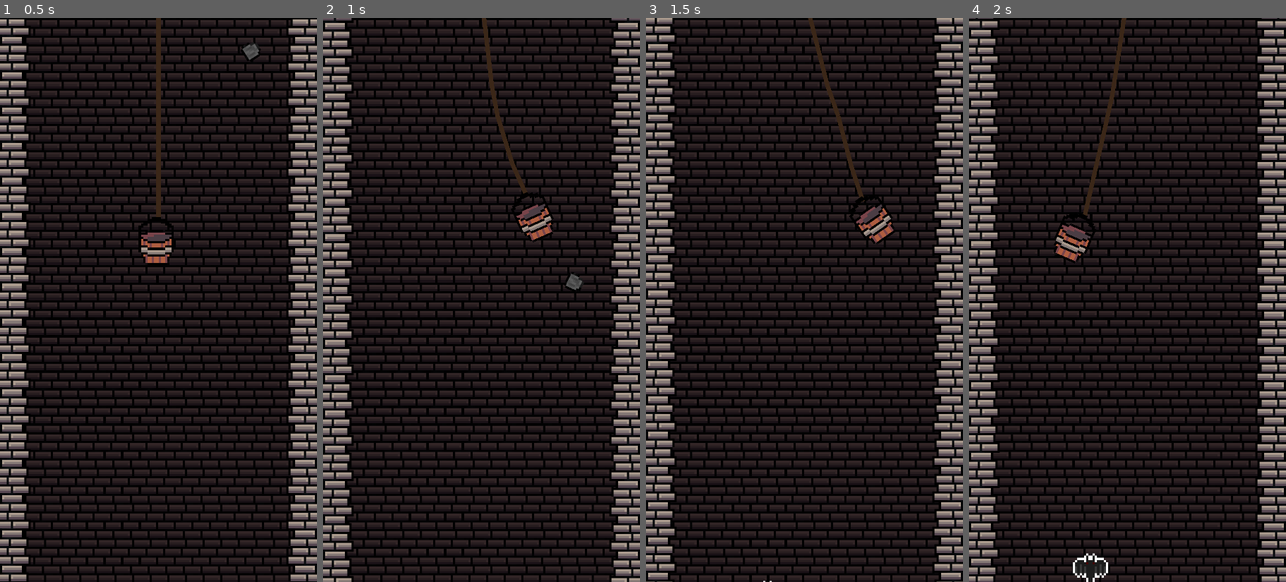
Above: before the commit, frames 1-4 (left to right).
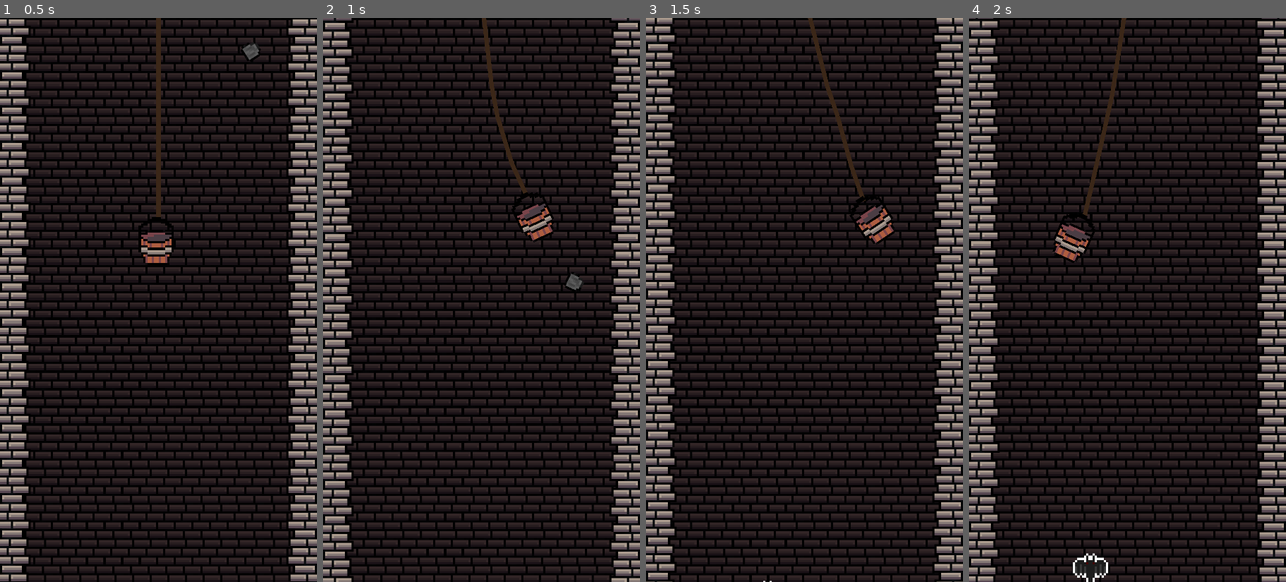
Above: after the commit, the same moments.

Repository: AdrienPiechocki/LudumDareAvril2025
Game: Godot game, scene res://Scenes/Game.tscn
Same seed, same stepped clock (60 frames per second), same inputs: the game is played once before the commit and once after it.
Inputs:
- Up to frame 1 (0.5 s): no input
- Up to frame 2 (1 s): hold Right (ui_right) from 0.53 s (still down)
- Up to frame 3 (1.5 s): release Right (ui_right) at 1.28 s; hold Down (ui_down) from 1.28 s (still down)
- Up to frame 4 (2 s): keep holding Down (ui_down)

Frame 1 is identical in both runs. In frame 2, 0.1% of the frame differs, in the area x 50-73%, y 0-40%; in frame 3, 0.1%; in frame 4, 0.1%, in the area x 26-50%, y 0-44%.

Commit message:
FallingCoin

Diff:
--- a/Prefabs/Bat.tscn
+++ b/Prefabs/Bat.tscn
@@ -21,7 +21,7 @@
 [sub_resource type="CircleShape2D" id="CircleShape2D_euh30"]
 radius = 5.0
 
-[node name="Bat" type="CharacterBody2D" groups=["Bat"]]
+[node name="Bat" type="CharacterBody2D" groups=["Bat", "Obstacles"]]
 motion_mode = 1
 script = ExtResource("1_x48wn")
 
--- /dev/null
+++ b/Prefabs/FallingCoin.tscn
@@ -0,0 +1,35 @@
+[gd_scene load_steps=6 format=3 uid="uid://ctv4d2k5bmy6d"]
+
+[ext_resource type="Script" uid="uid://b0uig0ch4get1" path="res://Prefabs/falling_coin.gd" id="1_0gcwk"]
+[ext_resource type="Texture2D" uid="uid://cp65jl8nkif4w" path="res://Sprites/SmallCoin.png" id="2_18dlw"]
+[ext_resource type="Shader" uid="uid://c5tiwm22ug6ax" path="res://Shaders/Coin.gdshader" id="3_oq7qx"]
+
+[sub_resource type="CircleShape2D" id="CircleShape2D_0gcwk"]
+radius = 5.0
+
+[sub_resource type="ShaderMaterial" id="ShaderMaterial_ahj5l"]
+shader = ExtResource("3_oq7qx")
+shader_parameter/Line_Smoothness = 0.045
+shader_parameter/Line_Width = 0.09
+shader_parameter/Brightness = 3.0
+shader_parameter/Rotation_deg = 30.0
+shader_parameter/Distortion = 1.8
+shader_parameter/Speed = 0.7
+shader_parameter/Position = 0.0
+shader_parameter/Position_Min = 0.25
+shader_parameter/Position_Max = 0.5
+shader_parameter/Alpha = 1.0
+
+[node name="FallingCoin" type="RigidBody2D"]
+script = ExtResource("1_0gcwk")
+
+[node name="CollisionShape2D" type="CollisionShape2D" parent="."]
+shape = SubResource("CircleShape2D_0gcwk")
+
+[node name="Sprite2D" type="Sprite2D" parent="."]
+texture = ExtResource("2_18dlw")
+
+[node name="ShaderLayerSprite" type="Sprite2D" parent="."]
+modulate = Color(1, 1, 0.87451, 0.454902)
+material = SubResource("ShaderMaterial_ahj5l")
+texture = ExtResource("2_18dlw")
--- a/Prefabs/Player.tscn
+++ b/Prefabs/Player.tscn
@@ -7,11 +7,11 @@
 
 [sub_resource type="RectangleShape2D" id="RectangleShape2D_shmu5"]
 
-[sub_resource type="RectangleShape2D" id="RectangleShape2D_vxq8l"]
-size = Vector2(16, 16)
+[sub_resource type="CircleShape2D" id="CircleShape2D_shmu5"]
+radius = 8.0
 
-[sub_resource type="RectangleShape2D" id="RectangleShape2D_gg3t4"]
-size = Vector2(16, 16)
+[sub_resource type="CircleShape2D" id="CircleShape2D_vxq8l"]
+radius = 8.0
 
 [node name="Player" type="Node2D"]
 
@@ -85,7 +85,7 @@
 
 [node name="CollisionShape2D" type="CollisionShape2D" parent="Bucket"]
 position = Vector2(0, 8)
-shape = SubResource("RectangleShape2D_vxq8l")
+shape = SubResource("CircleShape2D_shmu5")
 
 [node name="WallHit" type="AudioStreamPlayer2D" parent="Bucket"]
 position = Vector2(0, -79)
@@ -96,4 +96,4 @@
 position = Vector2(0, 8)
 
 [node name="CollisionShape2D" type="CollisionShape2D" parent="Bucket/Area2D"]
-shape = SubResource("RectangleShape2D_gg3t4")
+shape = SubResource("CircleShape2D_vxq8l")
--- a/Prefabs/Rock.tscn
+++ b/Prefabs/Rock.tscn
@@ -10,7 +10,7 @@
 [sub_resource type="CircleShape2D" id="CircleShape2D_t25bi"]
 radius = 5.0
 
-[node name="Rock" type="RigidBody2D" groups=["Rock"]]
+[node name="Rock" type="RigidBody2D" groups=["Obstacles", "Rock"]]
 mass = 0.1
 gravity_scale = 0.3
 
--- a/Prefabs/ShaderWall.tscn
+++ b/Prefabs/ShaderWall.tscn
@@ -10,7 +10,7 @@
 [sub_resource type="RectangleShape2D" id="RectangleShape2D_j2k8g"]
 size = Vector2(16, 16)
 
-[node name="ShaderWall" type="StaticBody2D" groups=["Wall"]]
+[node name="ShaderWall" type="StaticBody2D" groups=["Obstacles", "Wall"]]
 script = ExtResource("1_l135e")
 
 [node name="TextureRect" type="TextureRect" parent="."]
--- /dev/null
+++ b/Prefabs/falling_coin.gd
@@ -0,0 +1,13 @@
+extends Node2D
+
+func _physics_process(delta: float) -> void:
+	var fSpriteSkew : float = $Sprite2D.skew
+	if (position.y > get_viewport_rect().end.y):
+		queue_free();
+
+	if fSpriteSkew > 89 :
+		$Sprite2D.skew = -89
+		$ShaderLayerSprite.skew = -89
+	else :
+		$Sprite2D.skew += 0.5
+		$ShaderLayerSprite.skew += 0.5
--- a/Scripts/PlayerController.gd
+++ b/Scripts/PlayerController.gd
@@ -3,6 +3,10 @@
 @export var acceleration:int = 40000
 @export var axis:Vector2 = Vector2.ZERO
 @export var coins:int = 0
+
+var coin = preload("res://Prefabs/FallingCoin.tscn")
+
+var _bHaveCoin : bool = false
 var flag:bool = true
 
 func _physics_process(delta: float) -> void:
@@ -10,12 +14,15 @@
 
 	if aBodies.size() > 0 :
 		for bodyNode2D : Node2D in aBodies :
-			if (bodyNode2D.is_in_group("Wall") || bodyNode2D.is_in_group("Rock")) && flag:
+			if bodyNode2D.is_in_group("Obstacles") && flag:
 				cooldown()
-				coins -= 1
 				$WallHit.play()
+
 				if bodyNode2D.is_in_group("Rock"):
 					bodyNode2D.queue_free()
+
+				if coins > 0 :
+					losingCoin()
 
 	move(delta)
 
@@ -45,3 +52,11 @@
 
 func addCoin():
 	coins += 1
+	_bHaveCoin = true
+
+func losingCoin():
+	var coinInstance : Node2D = coin.instantiate()
+	coinInstance.position = $Marker2D4.position
+	add_child(coinInstance)
+	coins -= 1
+	_bHaveCoin = coins <= 0
--- a/project.godot
+++ b/project.godot
@@ -29,6 +29,7 @@
 RopeSegment=""
 Rock=""
 Bat=""
+Obstacles=""
 
 [input]
 
Not shown, added: Prefabs/falling_coin.gd.uid
